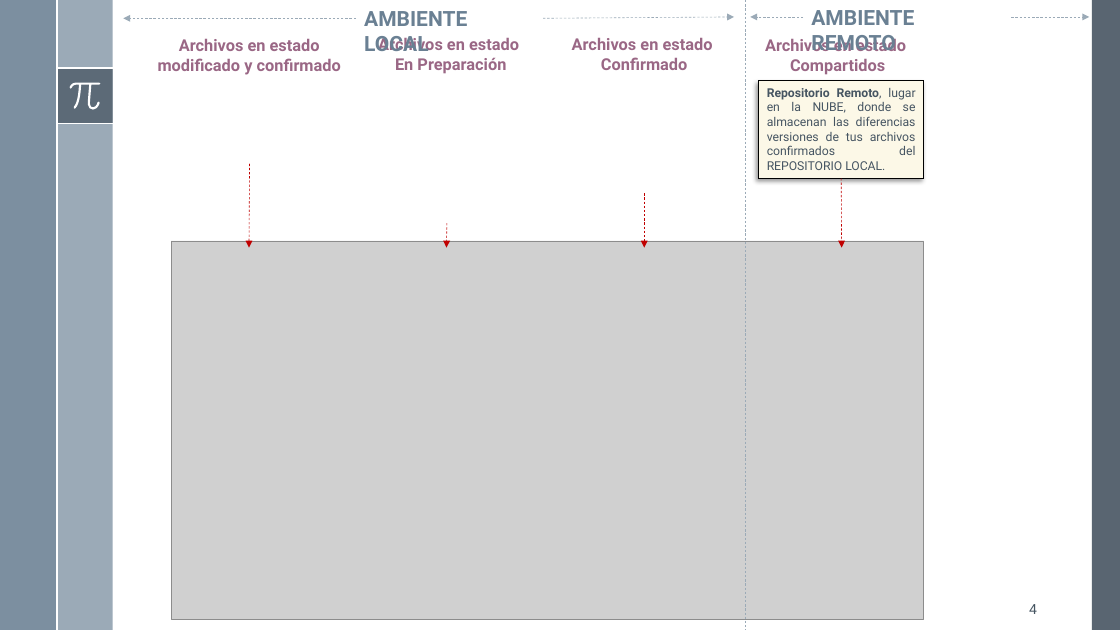
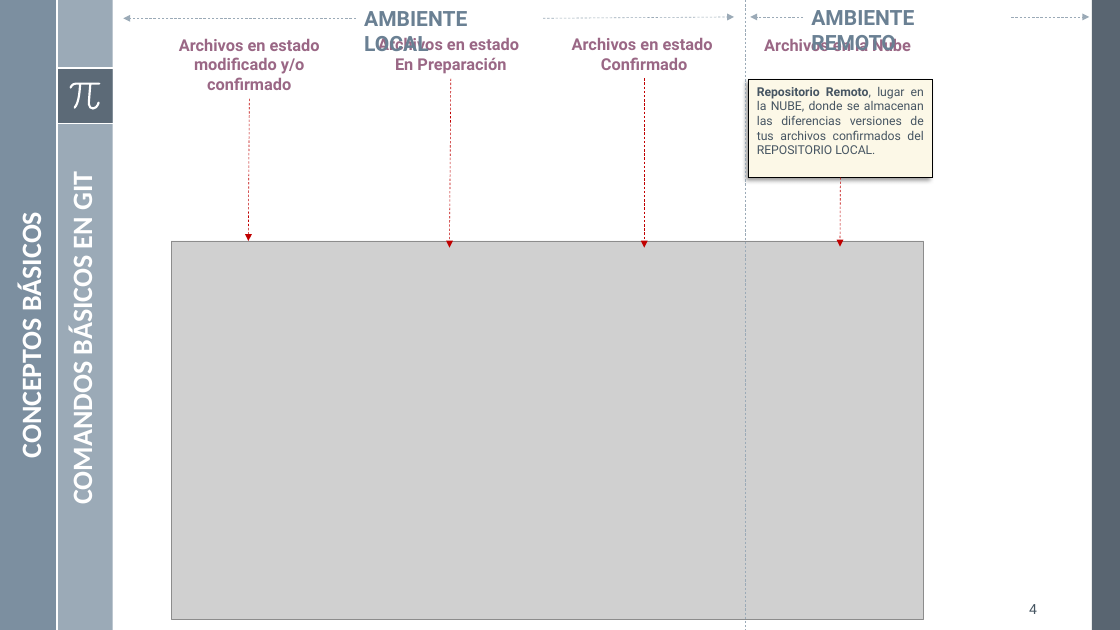
Before and after one commit to mgutierreza/Know, a slide deck: slide 4 of Programacion/GIT/GIT - Control Versiones.pptx. Drawn at 1120x630 pixels with LibreOffice and Linux fonts; fonts in the diff are those of the drawing; grey boxes stand for pictures. Boxes give left, top, right and bottom in pixels: in the first picture for what was removed or moved away, otherwise in the second. Text is boxed around its words. In the diff, an @@ line names an element or a change of style, - is before the commit and + after.

Commit message:
Comandos basicos para configuración global de GIT
Comandos basicos para configuración global de GIT

```diff
--- a/Programacion/GIT/GIT - Control Versiones.pptx
+++ b/Programacion/GIT/GIT - Control Versiones.pptx
@@ text at (x1=179, y1=39, x2=320, y2=90): text changed @@
-Archivos en estado modificado y confirmado
+Archivos en estado modificado y/o confirmado
@@ text at (x1=764, y1=36, x2=911, y2=56): text changed @@
-Archivos en estado
-Compartidos
+Archivos en la Nube
@@ arrow added from (451, 78) to (450, 248), #C00000 0.5 pt dashed @@
@@ arrow moved from (644, 193) - (644, 248) to (644, 78) - (644, 248) @@
@@ rectangle "Repositorio Remoto, lugar en la ..." resized from (x1=759, y1=81, x2=924, y2=178) to (x1=749, y1=80, x2=933, y2=177) @@
@@ arrow moved from (250, 164) - (249, 248) to (250, 99) - (249, 241) @@
@@ text added at (x1=65, y1=174, x2=99, y2=501), 24 pt, text #FFFFFF, bold @@
+COMANDOS BÁSICOS EN GIT
@@ text added at (x1=14, y1=222, x2=48, y2=455), 24 pt, text #FFFFFF, bold @@
+CONCEPTOS BÁSICOS
@@ arrow removed from (447, 223) to (446, 248) @@
```
Also in this commit, not shown: 1 other slide changed, 1 slide added.
